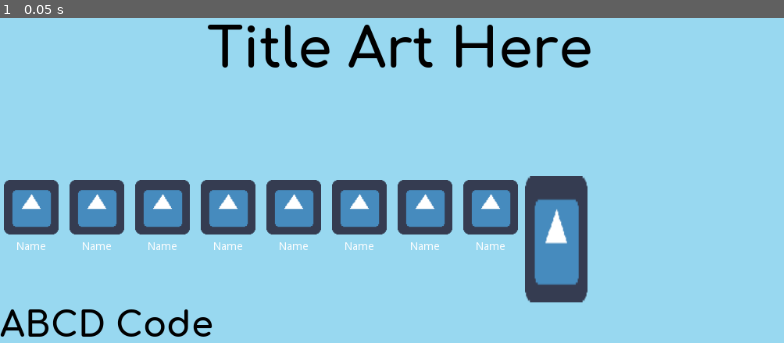
Above: before the commit, frame 1.
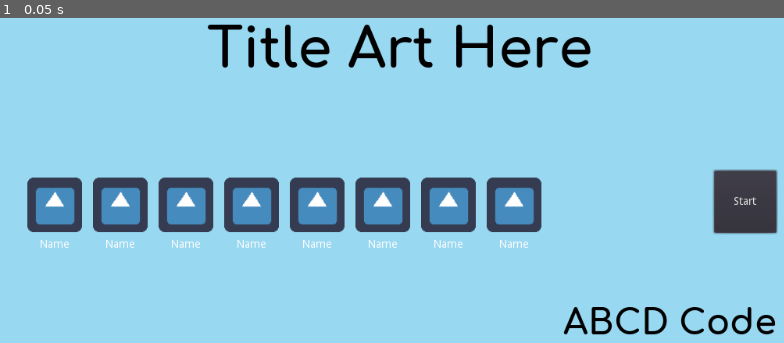
Above: after the commit, the same moment.

Repository: jmpoholarz/Memoji
Game: Godot game, scene res://LobbyDisplays/LobbyScreen.tscn
Two runs of this game, one before a commit and one after it. Both use one fixed random seed, a clock stepped at 60 frames per second and the inputs below. The project has no main scene, so this scene is started directly. The engine's default icon, where the game draws it, is replaced by a stand-in: a white triangle on a blue panel in a dark square.
Inputs:
- Up to frame 1 (0.05 s): no input

The runs differ from the first frame. In frame 1, 15% of the frame differs, in the area x 0-100%, y 46-99%.

Commit message:
lobby screen nodes stuff

Diff:
--- a/MemojiHost/LobbyDisplays/LobbyScreen.tscn
+++ b/MemojiHost/LobbyDisplays/LobbyScreen.tscn
@@ -1,9 +1,8 @@
-[gd_scene load_steps=8 format=2]
+[gd_scene load_steps=7 format=2]
 
 [ext_resource path="res://LobbyDisplays/LobbyScreen.gd" type="Script" id=1]
 [ext_resource path="res://LobbyDisplays/P_Status.tscn" type="PackedScene" id=2]
-[ext_resource path="res://icon.png" type="Texture" id=3]
-[ext_resource path="res://Assets/font/Comfortaa-Bold.ttf" type="DynamicFontData" id=4]
+[ext_resource path="res://Assets/font/Comfortaa-Bold.ttf" type="DynamicFontData" id=3]
 
 [sub_resource type="DynamicFontData" id=1]
 
@@ -107,42 +106,104 @@
 max_lines_visible = -1
 _sections_unfolded = [ "Mouse", "Rect", "custom_constants", "custom_fonts" ]
 
-[node name="Content" type="VBoxContainer" parent="Foreground" index="1"]
-
-anchor_left = 0.0
-anchor_top = 0.0
-anchor_right = 0.0
-anchor_bottom = 0.0
-margin_top = 300.0
+[node name="Content" type="MarginContainer" parent="Foreground" index="1"]
+
+anchor_left = 0.0
+anchor_top = 0.0
+anchor_right = 0.0
+anchor_bottom = 0.0
+margin_top = 283.0
 margin_right = 1024.0
 margin_bottom = 600.0
 rect_min_size = Vector2( 1024, 0 )
 rect_pivot_offset = Vector2( 0, 0 )
 rect_clip_content = false
-mouse_filter = 1
-mouse_default_cursor_shape = 0
-size_flags_horizontal = 1
-size_flags_vertical = 1
-alignment = 0
-_sections_unfolded = [ "Margin" ]
-
-[node name="TopLine" type="HBoxContainer" parent="Foreground/Content" index="0"]
-
-anchor_left = 0.0
-anchor_top = 0.0
-anchor_right = 0.0
-anchor_bottom = 0.0
-margin_right = 1024.0
-margin_bottom = 162.0
-rect_pivot_offset = Vector2( 0, 0 )
-rect_clip_content = false
-mouse_filter = 1
-mouse_default_cursor_shape = 0
-size_flags_horizontal = 1
-size_flags_vertical = 1
-alignment = 0
-
-[node name="Statuses" type="VBoxContainer" parent="Foreground/Content/TopLine" index="0"]
+mouse_filter = 0
+mouse_default_cursor_shape = 0
+size_flags_horizontal = 1
+size_flags_vertical = 1
+custom_constants/margin_right = 30
+custom_constants/margin_top = 10
+custom_constants/margin_left = 30
+custom_constants/margin_bottom = 10
+_sections_unfolded = [ "Margin", "custom_constants" ]
+
+[node name="Lines" type="VBoxContainer" parent="Foreground/Content" index="0"]
+
+anchor_left = 0.0
+anchor_top = 0.0
+anchor_right = 0.0
+anchor_bottom = 0.0
+margin_left = 30.0
+margin_top = 10.0
+margin_right = 994.0
+margin_bottom = 307.0
+rect_pivot_offset = Vector2( 0, 0 )
+rect_clip_content = false
+mouse_filter = 1
+mouse_default_cursor_shape = 0
+size_flags_horizontal = 1
+size_flags_vertical = 1
+alignment = 0
+
+[node name="Container" type="Container" parent="Foreground/Content/Lines" index="0"]
+
+anchor_left = 0.0
+anchor_top = 0.0
+anchor_right = 0.0
+anchor_bottom = 0.0
+margin_right = 964.0
+rect_pivot_offset = Vector2( 0, 0 )
+rect_clip_content = false
+mouse_filter = 0
+mouse_default_cursor_shape = 0
+size_flags_horizontal = 1
+size_flags_vertical = 1
+
+[node name="StartButton" type="Button" parent="Foreground/Content/Lines/Container" index="0"]
+
+anchor_left = 1.0
+anchor_top = 0.0
+anchor_right = 1.0
+anchor_bottom = 0.0
+margin_left = -80.0
+margin_bottom = 80.0
+rect_min_size = Vector2( 80, 80 )
+rect_pivot_offset = Vector2( 0, 0 )
+rect_clip_content = false
+focus_mode = 2
+mouse_filter = 0
+mouse_default_cursor_shape = 0
+size_flags_horizontal = 1
+size_flags_vertical = 1
+toggle_mode = false
+enabled_focus_mode = 2
+shortcut = null
+group = null
+text = "Start"
+flat = false
+align = 1
+_sections_unfolded = [ "Anchor", "Rect", "Textures", "custom_fonts" ]
+
+[node name="TopLine" type="HBoxContainer" parent="Foreground/Content/Lines" index="1"]
+
+anchor_left = 0.0
+anchor_top = 0.0
+anchor_right = 0.0
+anchor_bottom = 0.0
+margin_top = 4.0
+margin_right = 964.0
+margin_bottom = 166.0
+rect_pivot_offset = Vector2( 0, 0 )
+rect_clip_content = false
+mouse_filter = 1
+mouse_default_cursor_shape = 0
+size_flags_horizontal = 1
+size_flags_vertical = 1
+alignment = 0
+_sections_unfolded = [ "Anchor" ]
+
+[node name="Statuses" type="VBoxContainer" parent="Foreground/Content/Lines/TopLine" index="0"]
 
 anchor_left = 0.0
 anchor_top = 0.0
@@ -159,7 +220,7 @@
 alignment = 0
 _sections_unfolded = [ "Rect" ]
 
-[node name="PlayerStatus" type="HBoxContainer" parent="Foreground/Content/TopLine/Statuses" index="0"]
+[node name="PlayerStatus" type="HBoxContainer" parent="Foreground/Content/Lines/TopLine/Statuses" index="0"]
 
 anchor_left = 0.0
 anchor_top = 0.0
@@ -180,44 +241,44 @@
 "_edit_group_": true
 }
 
-[node name="P1" parent="Foreground/Content/TopLine/Statuses/PlayerStatus" index="0" instance=ExtResource( 2 )]
-
-[node name="P2" parent="Foreground/Content/TopLine/Statuses/PlayerStatus" index="1" instance=ExtResource( 2 )]
+[node name="P1" parent="Foreground/Content/Lines/TopLine/Statuses/PlayerStatus" index="0" instance=ExtResource( 2 )]
+
+[node name="P2" parent="Foreground/Content/Lines/TopLine/Statuses/PlayerStatus" index="1" instance=ExtResource( 2 )]
 
 margin_left = 84.0
 margin_right = 164.0
 
-[node name="P3" parent="Foreground/Content/TopLine/Statuses/PlayerStatus" index="2" instance=ExtResource( 2 )]
+[node name="P3" parent="Foreground/Content/Lines/TopLine/Statuses/PlayerStatus" index="2" instance=ExtResource( 2 )]
 
 margin_left = 168.0
 margin_right = 248.0
 
-[node name="P4" parent="Foreground/Content/TopLine/Statuses/PlayerStatus" index="3" instance=ExtResource( 2 )]
+[node name="P4" parent="Foreground/Content/Lines/TopLine/Statuses/PlayerStatus" index="3" instance=ExtResource( 2 )]
 
 margin_left = 252.0
 margin_right = 332.0
 
-[node name="P5" parent="Foreground/Content/TopLine/Statuses/PlayerStatus" index="4" instance=ExtResource( 2 )]
+[node name="P5" parent="Foreground/Content/Lines/TopLine/Statuses/PlayerStatus" index="4" instance=ExtResource( 2 )]
 
 margin_left = 336.0
 margin_right = 416.0
 
-[node name="P6" parent="Foreground/Content/TopLine/Statuses/PlayerStatus" index="5" instance=ExtResource( 2 )]
+[node name="P6" parent="Foreground/Content/Lines/TopLine/Statuses/PlayerStatus" index="5" instance=ExtResource( 2 )]
 
 margin_left = 420.0
 margin_right = 500.0
 
-[node name="P7" parent="Foreground/Content/TopLine/Statuses/PlayerStatus" index="6" instance=ExtResource( 2 )]
+[node name="P7" parent="Foreground/Content/Lines/TopLine/Statuses/PlayerStatus" index="6" instance=ExtResource( 2 )]
 
 margin_left = 504.0
 margin_right = 584.0
 
-[node name="P8" parent="Foreground/Content/TopLine/Statuses/PlayerStatus" index="7" instance=ExtResource( 2 )]
+[node name="P8" parent="Foreground/Content/Lines/TopLine/Statuses/PlayerStatus" index="7" instance=ExtResource( 2 )]
 
 margin_left = 588.0
 margin_right = 668.0
 
-[node name="AudienceStatus" type="HBoxContainer" parent="Foreground/Content/TopLine/Statuses" index="1"]
+[node name="AudienceStatus" type="HBoxContainer" parent="Foreground/Content/Lines/TopLine/Statuses" index="1"]
 
 anchor_left = 0.0
 anchor_top = 0.0
@@ -236,55 +297,31 @@
 alignment = 0
 _sections_unfolded = [ "Margin", "Rect" ]
 
-[node name="StartButton" type="TextureButton" parent="Foreground/Content/TopLine" index="1"]
-
-anchor_left = 0.0
-anchor_top = 0.0
-anchor_right = 0.0
-anchor_bottom = 0.0
-margin_left = 672.0
-margin_right = 752.0
-margin_bottom = 162.0
-rect_min_size = Vector2( 80, 80 )
-rect_pivot_offset = Vector2( 0, 0 )
-rect_clip_content = false
-focus_mode = 2
-mouse_filter = 0
-mouse_default_cursor_shape = 0
-size_flags_horizontal = 1
-size_flags_vertical = 1
-toggle_mode = false
-enabled_focus_mode = 2
-shortcut = null
-group = null
-texture_normal = ExtResource( 3 )
-expand = true
-_sections_unfolded = [ "Rect", "Textures" ]
-
-[node name="BottomLine" type="HBoxContainer" parent="Foreground/Content" index="1"]
-
-anchor_left = 0.0
-anchor_top = 0.0
-anchor_right = 0.0
-anchor_bottom = 0.0
-margin_top = 166.0
-margin_right = 1024.0
-margin_bottom = 217.0
-rect_pivot_offset = Vector2( 0, 0 )
-rect_clip_content = false
-mouse_filter = 1
-mouse_default_cursor_shape = 0
-size_flags_horizontal = 1
-size_flags_vertical = 1
-alignment = 0
-
-[node name="ABCDcode" type="Label" parent="Foreground/Content/BottomLine" index="0"]
-
-anchor_left = 0.0
-anchor_top = 0.0
-anchor_right = 0.0
-anchor_bottom = 0.0
-margin_right = 273.0
+[node name="BottomLine" type="ReferenceRect" parent="Foreground/Content/Lines" index="2"]
+
+anchor_left = 0.0
+anchor_top = 0.0
+anchor_right = 0.0
+anchor_bottom = 0.0
+margin_top = 170.0
+margin_right = 964.0
+margin_bottom = 240.0
+rect_min_size = Vector2( 0, 70 )
+rect_pivot_offset = Vector2( 0, 0 )
+rect_clip_content = false
+mouse_filter = 0
+mouse_default_cursor_shape = 0
+size_flags_horizontal = 1
+size_flags_vertical = 1
+_sections_unfolded = [ "Rect" ]
+
+[node name="ABCDcode" type="Label" parent="Foreground/Content/Lines/BottomLine" index="0"]
+
+anchor_left = 1.0
+anchor_top = 0.0
+anchor_right = 1.0
+anchor_bottom = 0.0
+margin_left = -273.0
 margin_bottom = 51.0
 rect_pivot_offset = Vector2( 0, 0 )
 rect_clip_content = false
@@ -299,18 +336,3 @@
 lines_skipped = 0
 max_lines_visible = -1
 _sections_unfolded = [ "Mouse", "Rect", "custom_constants", "custom_fonts" ]
-
-[node name="MarginContainer" type="MarginContainer" parent="Foreground" index="2"]
-
-anchor_left = 0.0
-anchor_top = 0.0
-anchor_right = 0.0
-anchor_bottom = 0.0
-margin_right = 8.0
-margin_bottom = 40.0
-rect_pivot_offset = Vector2( 0, 0 )
-rect_clip_content = false
-mouse_filter = 0
-mouse_default_cursor_shape = 0
-size_flags_horizontal = 1
-size_flags_vertical = 1
--- a/MemojiHost/LobbyDisplays/P_Status.tscn
+++ b/MemojiHost/LobbyDisplays/P_Status.tscn
@@ -2,7 +2,7 @@
 
 [ext_resource path="res://icon.png" type="Texture" id=1]
 
-[node name="Player" type="VBoxContainer" index="0"]
+[node name="Player" type="VBoxContainer"]
 
 anchor_left = 0.0
 anchor_top = 0.0
Not shown: 1 places in MemojiHost/LobbyDisplays/LobbyScreen.tscn that only renumber resources
